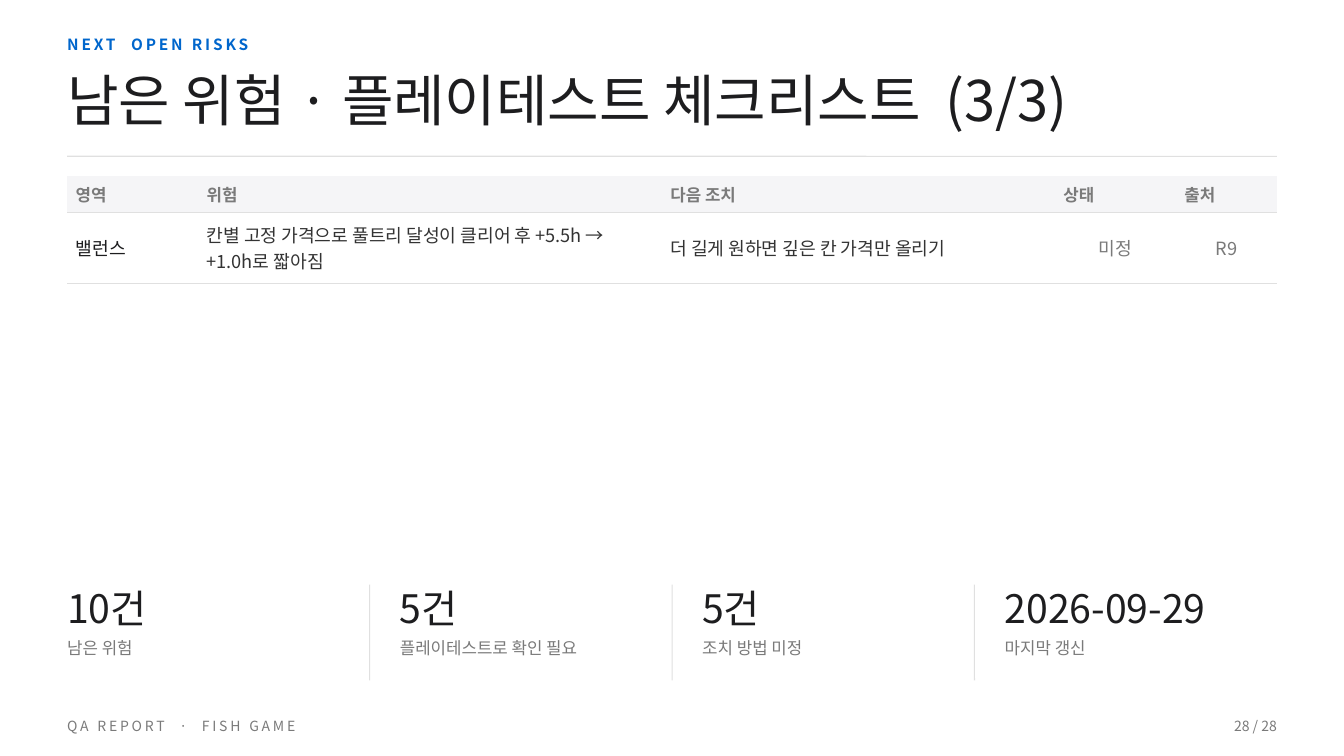
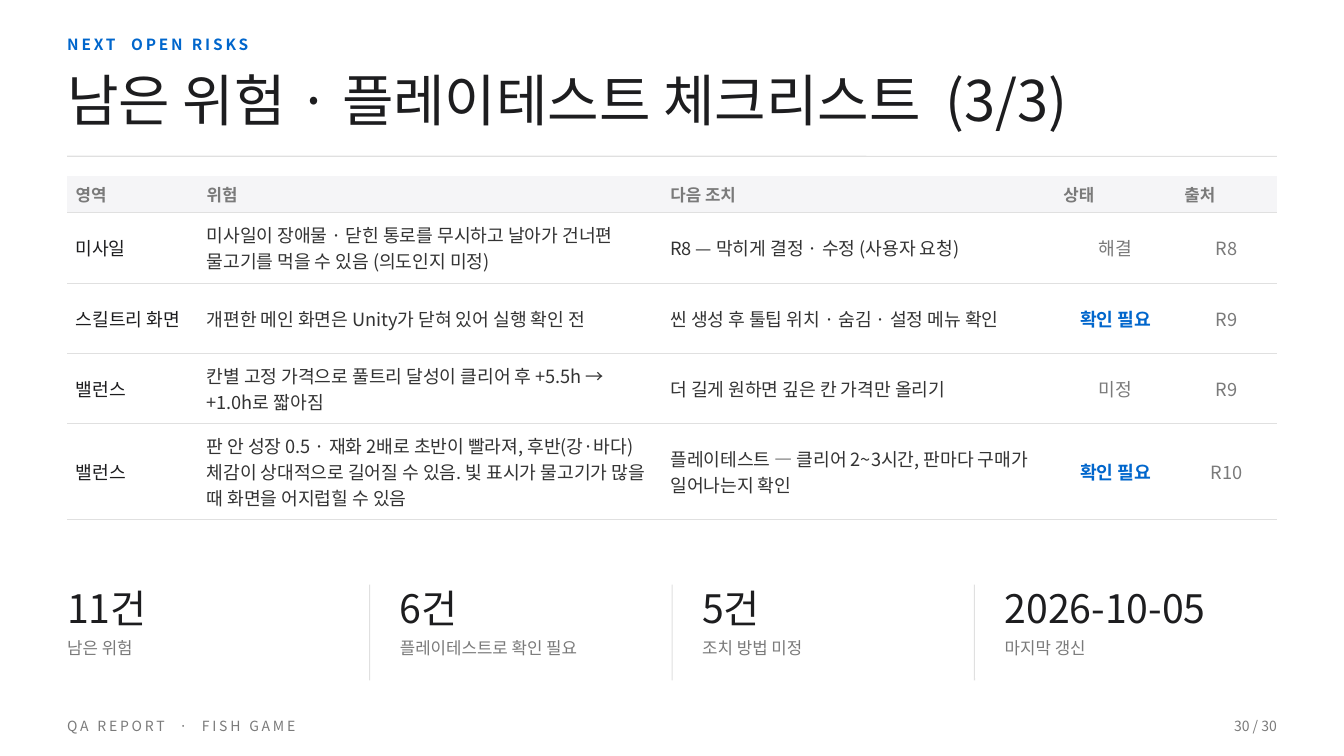
Before and after one commit to BSH0401/fishing, a slide deck: slide 30 of Docs/QA/물고기게임_QA리포트.pptx (slide 28 before the commit). Drawn at 1344x756 pixels with LibreOffice and Linux fonts; fonts in the diff are those of the drawing. Boxes give left, top, right and bottom in pixels: in the first picture for what was removed or moved away, otherwise in the second. Text is boxed around its words. In the diff, an @@ line names an element or a change of style, - is before the commit and + after.

Commit message:
QA R10: 플레이 시간 표기 수정 · 포식 가능 표시 · 노가다 완화 리밸런스

```diff
--- a/Docs/QA/물고기게임_QA리포트.pptx
+++ b/Docs/QA/물고기게임_QA리포트.pptx
@@ table at [68,176,1277,511] @@
+row 2: 미사일 | 미사일이 장애물 · 닫힌 통로를 무시하고 날아가 건너편 물고기를 먹을 수 있음 (의도인지 미정) | R8 — 막히게 결정 · 수정 (사용자 요청) | 해결 | R8
+row 3: 스킬트리 화면 | 개편한 메인 화면은 Unity가 닫혀 있어 실행 확인 전 | 씬 생성 후 툴팁 위치 · 숨김 · 설정 메뉴 확인 | 확인 필요 | R9
+row 5: 밸런스 | 판 안 성장 0.5 · 재화 2배로 초반이 빨라져, 후반(강·바다) 체감이 상대적으로 길어질 수 있음. 빛 표시가 물고기가 많을 때 화면을 어지럽힐 수 있음 | 플레이테스트 — 클리어 2~3시간, 판마다 구매가 일어나는지 확인 | 확인 필요 | R10
@@ text at [67,590,147,626]: text changed @@
-10건
+11건
@@ text at [400,590,458,626]: text changed @@
-5건
+6건
@@ text at [1005,593,1206,624]: text changed @@
-2026-09-29
+2026-10-05
@@ text at [1234,720,1277,731]: text changed @@
-28 / 28
+30 / 30
```
Also in this commit, not shown: 27 other slides changed, 2 slides added, 22 other files.
